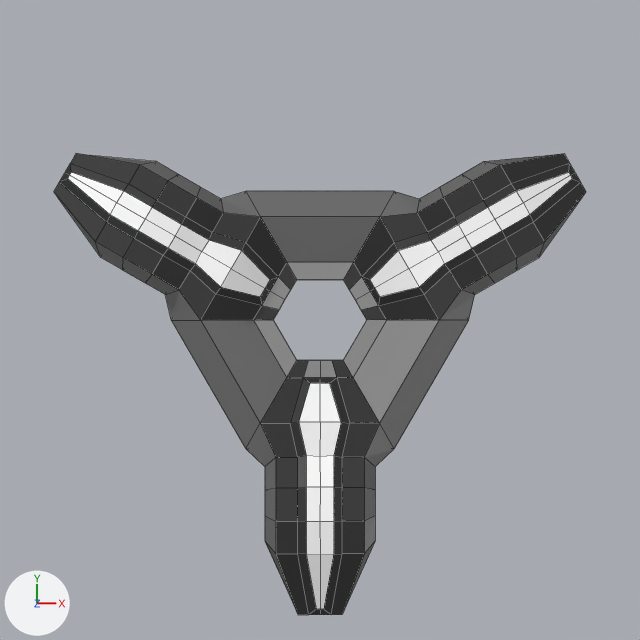
A saved change to the Blender file Models/Hardpoint.blend.
Camera for both pictures: the file's camera 'Camera'. Every picture has the same lights, and +X, +Y and +Z are marked at lower left. Mesh edges are drawn as thin lines.
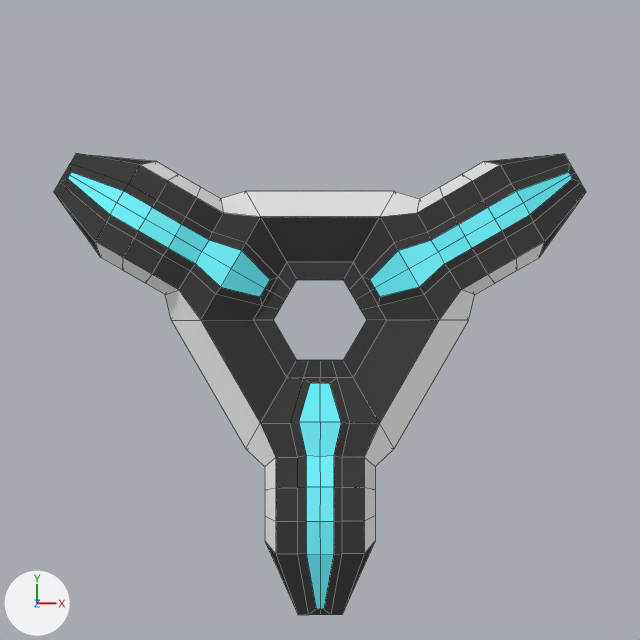
Boxes [x1, y1, x2, y2] around the edits, measured in the pictures (640 x 640 px):
part 1 of me_circle_001, recoloured (grey to white)
    both: [246, 162, 544, 449]
part 2 of me_circle_001, recoloured
    both: [96, 162, 260, 449]
part 3 of me_circle_001, recoloured
    both: [246, 423, 394, 554]
part 4 of me_circle_001, recoloured (grey to black)
    both: [56, 154, 584, 423]
part 5 of me_circle_001, recoloured
    both: [265, 542, 375, 612]
part 6 of me_circle_001, recoloured (white to cyan)
    both: [68, 172, 572, 609]
part 7 of me_circle_001, recoloured
    both: [54, 154, 586, 615]

Diff of the bpy script that builds the scene:
```diff
--- a/Models/Hardpoint.blend.py
+++ b/Models/Hardpoint.blend.py
@@ mat_base @@
+mat_base = principled_material('Base')
+mat_base.base_color = (0.8, 0.8, 0.8)  # white #e7e7e7
@@ mat_light @@
+mat_light = principled_material('Light')
+mat_light.base_color = (0.138, 0.913, 1.0)  # cyan #68f5ff
@@ mat_dark @@
+mat_dark = principled_material('Dark')
+mat_dark.base_color = (0.05, 0.05, 0.05)  # black #3f3f3f
+mat_dark.roughness = 1.0
+mat_dark.specular_ior_level = 0.0
@@ me_circle_001 @@
 me_circle_001.from_pydata(...)  # 273 vertices, 258 faces; spans x -1.79..1.79, y -1.98..1.12, z -0.18..0.31
 # used by ob_circle; location = (0.0, 0.0, 0.0)
+# me_circle_001 part 1: 10 of the faces centred in x 0.0..1.41, y -0.39..1.01, z 0.1..0.21 switch from mat_material (grey #858585) to mat_base (white #e7e7e7)
+# me_circle_001 part 2: 9 of the faces centred in x -1.41..-0.55, y -0.39..1.01, z 0.1..0.21 switch from mat_material (grey #858585) to mat_base (white #e7e7e7)
+# me_circle_001 part 3: 8 of the faces centred in x -0.39..0.39, y -1.43..-0.87, z 0.11..0.21 switch from mat_material (grey #858585) to mat_base (white #e7e7e7)
+# me_circle_001 part 4: 79 of the faces centred in x -1.74..1.74, y -0.33..1.08, z -0.12..0.14 switch from mat_material (grey #858585) to mat_dark (black #3f3f3f)
+# me_circle_001 part 5: 26 of the faces centred in x -0.33..0.33, y -1.94..-0.93, z -0.12..0.14 switch from mat_material (grey #858585) to mat_dark (black #3f3f3f)
+# me_circle_001 part 6: all 36 faces that had it switch from mat_emit (white #ffffff) to mat_light (cyan #68f5ff)
+# me_circle_001 part 7: all 90 faces that had it switch from mat_border (black #2c2c2c) to mat_dark (black #3f3f3f)
```
